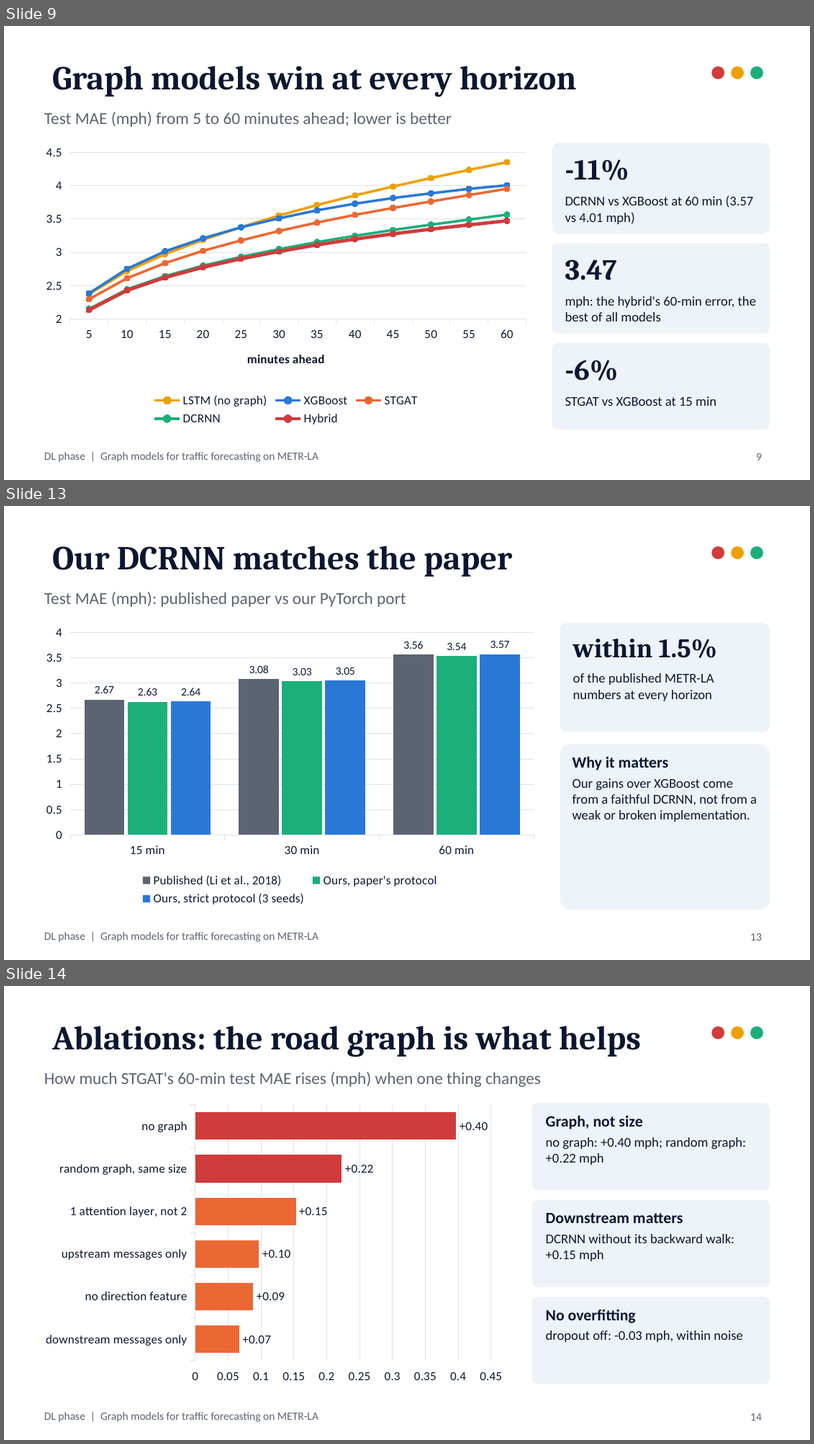
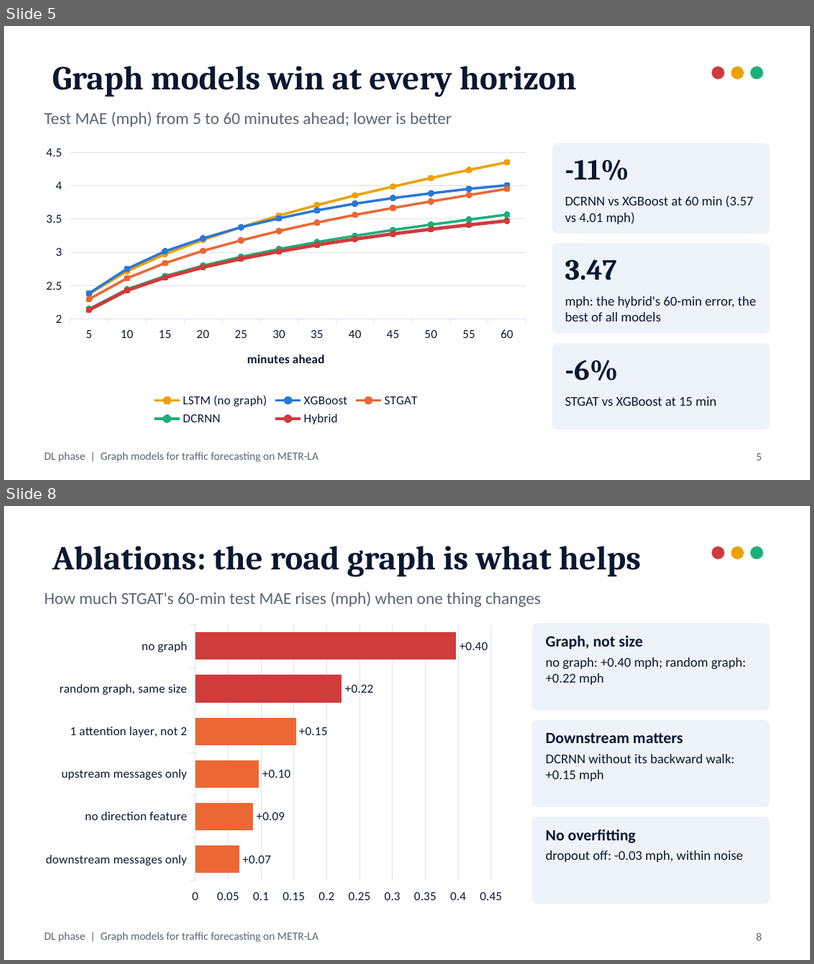
Before and after one commit to ManasSaxena14/MetroFlow_MachineAndDeepLearning, a slide deck: docs/presentation/DL_Graph_Models.pptx. Shown one above the other, each under a label of ours: slides 9, 13 and 14 before the commit, slides 5 and 8 after it; the slides between them are not shown. The pictures are 814x1444 and 814x964 pixels, drawn with LibreOffice and Linux fonts; fonts in the diff are those of the drawing. Boxes give left, top, right and bottom in pixels: in the first picture for what was removed or moved away, otherwise in the second. Text is boxed around its words. In the diff, an @@ line names an element or a change of style, - is before the commit and + after.

Commit message:
Slides: condense the DL deck to 18 slides with full coverage
Merge the gap and propagation slides, present STGAT, DCRNN and the hybrid
on one slide, fold peak vs off-peak into the results table and the DCRNN
reproduction into the significance slide, and add the sensor-level error
result to the congestion-map slide. Update the README accordingly.

```diff
--- a/docs/presentation/DL_Graph_Models.pptx
+++ b/docs/presentation/DL_Graph_Models.pptx
@@ slide 13 removed at box(4, 506, 810, 960), background #FFFFFF; not listed: 1 template element that a slide beside it also shows @@
@@ title removed at box(52, 546, 512, 577) @@
-Our DCRNN matches the paper
@@ ellipse removed at box(712, 546, 725, 559) @@
@@ ellipse removed at box(731, 546, 744, 559) @@
@@ ellipse removed at box(751, 546, 764, 559) @@
@@ text removed at box(44, 592, 406, 607) @@
-Test MAE (mph): published paper vs our PyTorch port
@@ column chart removed at box(36, 619, 544, 909) @@
-categories: 15 min, 30 min, 60 min
-Published (Li et al., 2018): 2.67, 3.08, 3.56
-Ours, paper's protocol: 2.63, 3.03, 3.54
-Ours, strict protocol (3 seeds): 2.64, 3.05, 3.57
@@ rounded rectangle removed at box(561, 623, 770, 732) @@
@@ text removed at box(574, 638, 718, 658) @@
-within 1.5%
@@ text removed at box(574, 673, 715, 701) @@
-of the published METR-LA numbers at every horizon
@@ rounded rectangle removed at box(561, 744, 770, 909) @@
@@ text removed at box(573, 756, 757, 821) @@
-Why it matters
-Our gains over XGBoost come from a faithful DCRNN, not from a weak or broken implementation.
@@ page number removed at box(751, 933, 762, 940) @@
-13
@@ what was slide 9 is now slide 5 @@
@@ page number at box(756, 453, 762, 460): text changed @@
-9
+5
@@ what was slide 14 is now slide 8 @@
@@ page number at box(756, 932, 762, 940): text changed @@
-14
+8
```
Also in this commit, not shown: 5 slides changed, 6 other slides removed, 2 other files.
